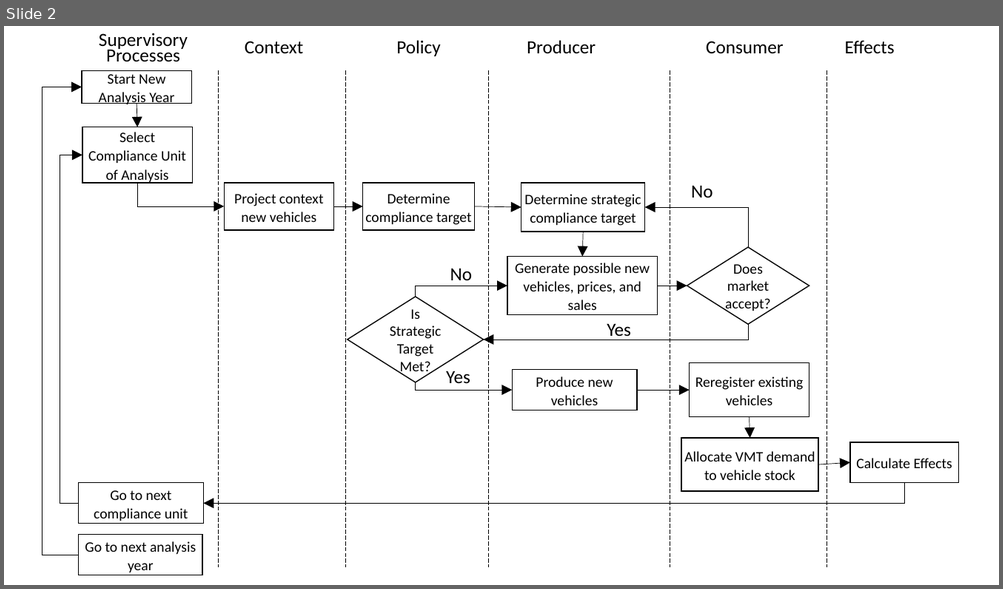
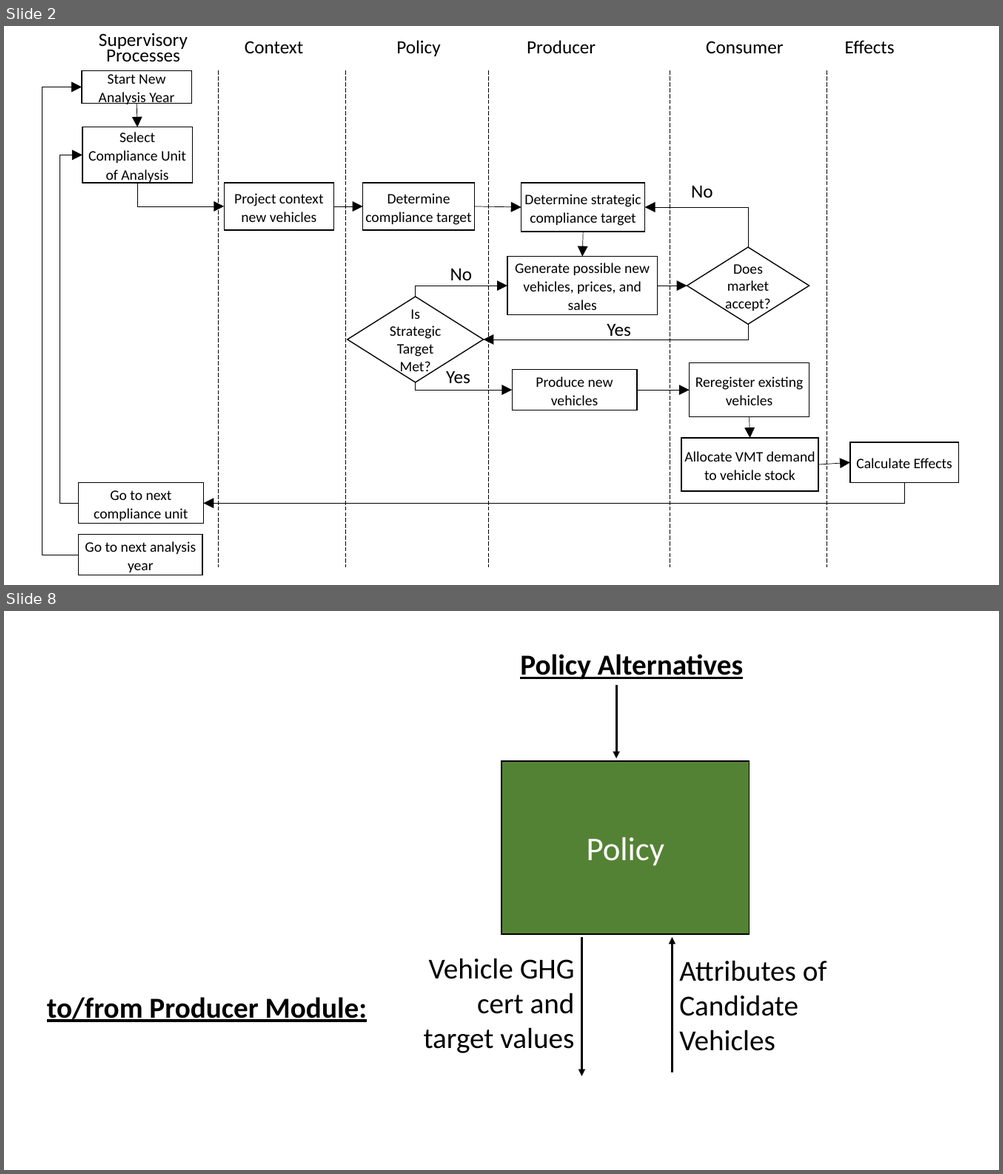
Before and after one commit to USEPA/EPA_OMEGA_Model, a slide deck: doc/source/_static/raw_figures.pptx. Shown one above the other, each under a label of ours: slide 2 before the commit, slides 2 and 8 after it; the slides between them are not shown. The pictures are 1003x589 and 1003x1174 pixels, drawn with LibreOffice and Linux fonts; fonts in the diff are those of the drawing. Boxes give left, top, right and bottom in pixels: in the first picture for what was removed or moved away, otherwise in the second. Text is boxed around its words. In the diff, an @@ line names an element or a change of style, - is before the commit and + after.

```diff
--- a/doc/source/_static/raw_figures.pptx
+++ b/doc/source/_static/raw_figures.pptx
@@ slide 8 added at bbox=[4, 611, 999, 1170], background #FFFFFF @@
@@ text added at bbox=[520, 654, 743, 679], 28 pt, text #000000, bold, underline @@
+Policy Alternatives
@@ arrow added from (617, 685) to (617, 759), #000000 2.25 pt @@
@@ rectangle added at bbox=[502, 761, 749, 934], fill #548235, outline #000000 1 pt, 32 pt, text #FFFFFF @@
+Policy
@@ arrow added from (581, 938) to (581, 1076), #000000 2.25 pt @@
@@ arrow added from (671, 1073) to (671, 938), #000000 2.25 pt @@
@@ text added at bbox=[424, 958, 575, 1054], 28 pt, text #000000 @@
+Vehicle GHG cert and target values
@@ text added at bbox=[679, 960, 827, 1051], 28 pt, text #000000 @@
+Attributes of Candidate Vehicles
@@ text added at bbox=[47, 997, 367, 1022], 28 pt, text #000000, bold, underline @@
+to/from Producer Module:
```
Also in this commit, not shown: 1 slide changed, 4 other slides added, 5 other files.
